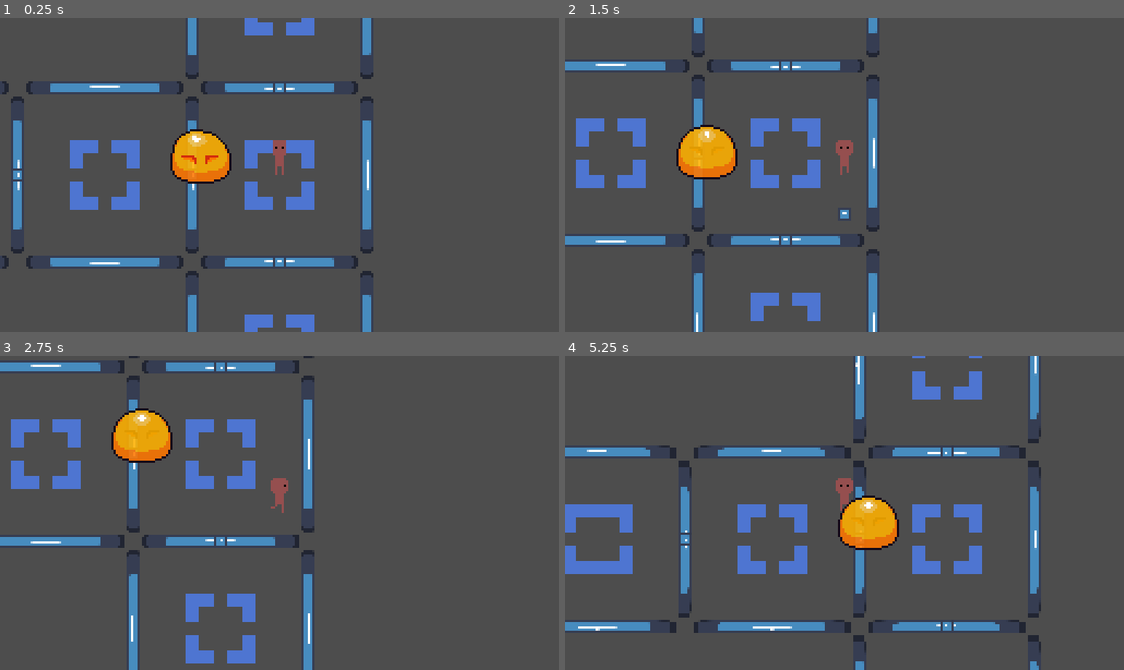
Above: before the commit, frames 1-4 (two rows, left to right).
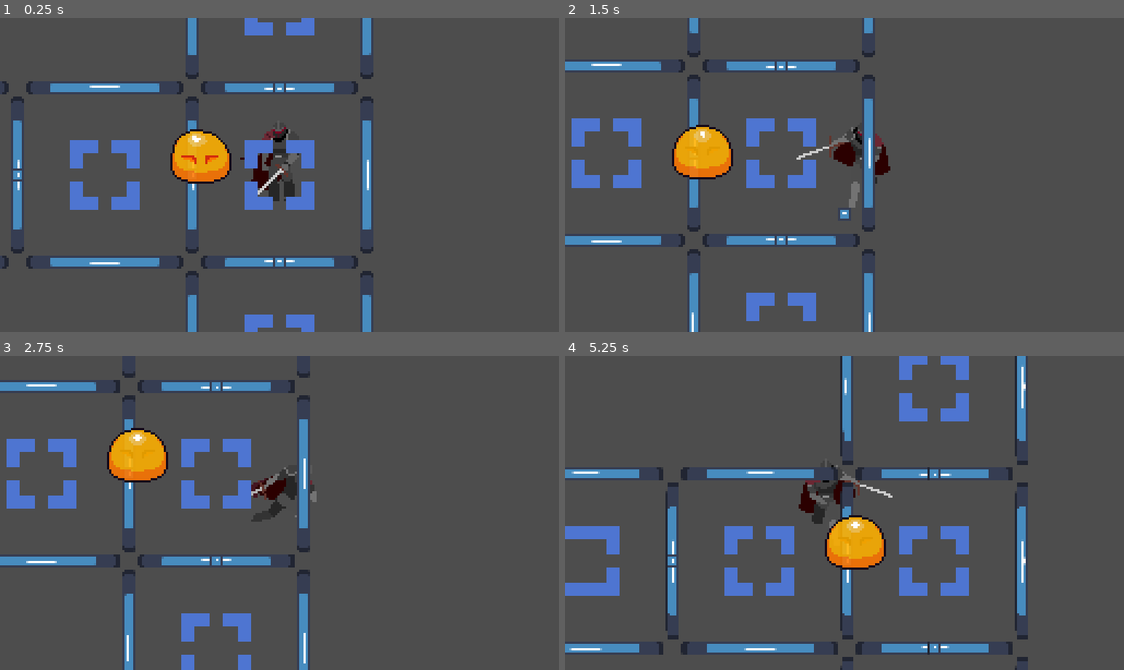
Above: after the commit, the same moments.

Repository: HarryDCheese/team-first-game
Game: Godot game, scene res://scene/main.tscn
Same seed, same stepped clock (60 frames per second), same inputs: the game is played once before the commit and once after it. This scene is started directly instead of the project's main scene. The engine's default icon, where the game draws it, is replaced by a stand-in: a white triangle on a blue panel in a dark square.
Inputs:
- Up to frame 1 (0.25 s): no input
- Up to frame 2 (1.5 s): hold Right (move_right) 0.53-1.28 s; hold J (primary_attack) 0.53-1.28 s; hold Down (move_down) from 1.28 s (still down); tap K (shoot) at 1.35 s
- Up to frame 3 (2.75 s): release Down (move_down) at 2.03 s; hold Right (move_right) from 2.03 s (still down); hold J (primary_attack) from 2.03 s (still down)
- Up to frame 4 (5.25 s): release Right (move_right) at 2.78 s; release J (primary_attack) at 2.78 s; hold Up (move_up) 2.78-3.53 s; tap K (shoot) at 2.85, 4.35 s; hold J (primary_attack) 3.53-4.28 s; hold A (move_left) 3.53-5.03 s; hold Down (move_down) from 5.03 s (still down); hold J (primary_attack) from 5.03 s (still down)

The runs differ from the first frame. In frame 1, 0.9% of the frame differs, in the area x 42-54%, y 34-59%; in frame 2, 5.4%; in frame 3, 15%; in frame 4, 24%, in the area x 0-86%, y 0-100%.

Commit message:
Adding HitBox and HurtBox base

Diff:
--- a/scene/enemy/Slime/slime.tscn
+++ b/scene/enemy/Slime/slime.tscn
@@ -6,6 +6,9 @@
 [ext_resource type="Script" uid="uid://bfglb6h0f5y33" path="res://scene/enemy/Slime/scripts/SlimeMovingState.gd" id="4_8tmjm"]
 [ext_resource type="Script" uid="uid://ccnqphat1fogd" path="res://scene/enemy/Slime/scripts/SlimeIdleState.gd" id="5_hth2g"]
 [ext_resource type="Script" uid="uid://fjfn4du5ee23" path="res://scene/enemy/Slime/scripts/HandleSlimeAnimation.gd" id="6_i6a6p"]
+[ext_resource type="Script" uid="uid://xu3ijbdlrul2" path="res://scripts/components/health.gd" id="7_2yhpx"]
+[ext_resource type="Script" uid="uid://cu8ktw3kqfuyq" path="res://scripts/components/hurtbox.gd" id="8_lhcad"]
+[ext_resource type="Script" uid="uid://jd4w305kbakl" path="res://scripts/components/hitbox.gd" id="9_l4yaw"]
 
 [sub_resource type="AtlasTexture" id="AtlasTexture_vh0m2"]
 atlas = ExtResource("2_8tmjm")
@@ -430,6 +433,9 @@
 radius = 5.0
 height = 22.0
 
+[sub_resource type="CircleShape2D" id="CircleShape2D_lhcad"]
+radius = 12.0
+
 [node name="Slime" type="CharacterBody2D" node_paths=PackedStringArray("animator")]
 script = ExtResource("1_up7sf")
 animator = NodePath("HandleSlimeAnimation")
@@ -465,3 +471,19 @@
 [node name="HandleSlimeAnimation" type="Node" parent="." node_paths=PackedStringArray("animation")]
 script = ExtResource("6_i6a6p")
 animation = NodePath("../AnimatedSprite2D")
+
+[node name="Health" type="Node" parent="."]
+script = ExtResource("7_2yhpx")
+
+[node name="HurtBox" type="Area2D" parent="."]
+script = ExtResource("8_lhcad")
+
+[node name="CollisionShape2D" type="CollisionShape2D" parent="HurtBox"]
+
+[node name="HitBox" type="Area2D" parent="."]
+script = ExtResource("9_l4yaw")
+
+[node name="CollisionShape2D" type="CollisionShape2D" parent="HitBox"]
+position = Vector2(0, -2)
+shape = SubResource("CircleShape2D_lhcad")
+debug_color = Color(0.9650709, 0.15663907, 0.2741524, 0.41960785)
--- a/scene/player/Player.tscn
+++ b/scene/player/Player.tscn
@@ -1,7 +1,7 @@
-[gd_scene load_steps=23 format=3 uid="uid://didi6gos24tun"]
+[gd_scene load_steps=31 format=3 uid="uid://didi6gos24tun"]
 
 [ext_resource type="Script" uid="uid://cacglcjkkiuv6" path="res://scene/player/PlayerMain.gd" id="1_qjg4s"]
-[ext_resource type="Texture2D" uid="uid://bgixlqvi15ui8" path="res://scene/player/Player_SpriteSheet.png" id="2_1wtbu"]
+[ext_resource type="Texture2D" uid="uid://dgwqdrk66p1h5" path="res://scene/player/Player_Spritesheet_1.png" id="2_77j1f"]
 [ext_resource type="Script" uid="uid://oel44u8mmbiu" path="res://scripts/projectile/Shooting.gd" id="3_p3aiu"]
 [ext_resource type="PackedScene" uid="uid://43fu1msac8to" path="res://scripts/projectile/projectile.tscn" id="4_f5r2w"]
 [ext_resource type="Script" uid="uid://b00qhtf7f5ddo" path="res://scripts/FSM/FiniteStateMachine.gd" id="5_oen5c"]
@@ -11,50 +11,90 @@
 [ext_resource type="Script" uid="uid://5nwm0kgxg4y3" path="res://scene/player/scripts/PlayerShootingState.gd" id="9_fspl2"]
 [ext_resource type="Script" uid="uid://djldwr1ofer3f" path="res://scene/player/scripts/PlayerAttackingState.gd" id="10_eeiom"]
 [ext_resource type="Script" uid="uid://cgoxuh2ulx5hy" path="res://scene/player/scripts/HandleAnimation.gd" id="11_gt2ev"]
+[ext_resource type="Script" uid="uid://xu3ijbdlrul2" path="res://scripts/components/health.gd" id="12_seimy"]
+[ext_resource type="Script" uid="uid://jd4w305kbakl" path="res://scripts/components/hitbox.gd" id="13_sgyit"]
+[ext_resource type="Script" uid="uid://cu8ktw3kqfuyq" path="res://scripts/components/hurtbox.gd" id="14_nqp3i"]
 
 [sub_resource type="CircleShape2D" id="CircleShape2D_vxvf7"]
 
-[sub_resource type="AtlasTexture" id="AtlasTexture_dorux"]
-atlas = ExtResource("2_1wtbu")
-region = Rect2(0, 0, 16, 16)
-
-[sub_resource type="AtlasTexture" id="AtlasTexture_vxvf7"]
-atlas = ExtResource("2_1wtbu")
-region = Rect2(0, 32, 16, 16)
-
-[sub_resource type="AtlasTexture" id="AtlasTexture_lrjex"]
-atlas = ExtResource("2_1wtbu")
-region = Rect2(0, 16, 16, 16)
-
-[sub_resource type="AtlasTexture" id="AtlasTexture_j6a40"]
-atlas = ExtResource("2_1wtbu")
-region = Rect2(16, 0, 16, 16)
-
-[sub_resource type="AtlasTexture" id="AtlasTexture_ov1nj"]
-atlas = ExtResource("2_1wtbu")
-region = Rect2(32, 0, 16, 16)
-
-[sub_resource type="AtlasTexture" id="AtlasTexture_30p5r"]
-atlas = ExtResource("2_1wtbu")
-region = Rect2(0, 32, 16, 16)
-
-[sub_resource type="AtlasTexture" id="AtlasTexture_fhr4h"]
-atlas = ExtResource("2_1wtbu")
-region = Rect2(16, 32, 16, 16)
-
-[sub_resource type="AtlasTexture" id="AtlasTexture_e68h0"]
-atlas = ExtResource("2_1wtbu")
-region = Rect2(16, 16, 16, 16)
-
-[sub_resource type="AtlasTexture" id="AtlasTexture_5rrmn"]
-atlas = ExtResource("2_1wtbu")
-region = Rect2(32, 16, 16, 16)
+[sub_resource type="AtlasTexture" id="AtlasTexture_pnt7x"]
+atlas = ExtResource("2_77j1f")
+region = Rect2(0, 0, 48, 48)
+
+[sub_resource type="AtlasTexture" id="AtlasTexture_seimy"]
+atlas = ExtResource("2_77j1f")
+region = Rect2(48, 0, 48, 48)
+
+[sub_resource type="AtlasTexture" id="AtlasTexture_sgyit"]
+atlas = ExtResource("2_77j1f")
+region = Rect2(96, 0, 48, 48)
+
+[sub_resource type="AtlasTexture" id="AtlasTexture_nqp3i"]
+atlas = ExtResource("2_77j1f")
+region = Rect2(144, 0, 48, 48)
+
+[sub_resource type="AtlasTexture" id="AtlasTexture_2cm5v"]
+atlas = ExtResource("2_77j1f")
+region = Rect2(192, 0, 48, 48)
+
+[sub_resource type="AtlasTexture" id="AtlasTexture_af38y"]
+atlas = ExtResource("2_77j1f")
+region = Rect2(240, 0, 48, 48)
+
+[sub_resource type="AtlasTexture" id="AtlasTexture_p8q5h"]
+atlas = ExtResource("2_77j1f")
+region = Rect2(288, 0, 48, 48)
+
+[sub_resource type="AtlasTexture" id="AtlasTexture_oybid"]
+atlas = ExtResource("2_77j1f")
+region = Rect2(336, 0, 48, 48)
+
+[sub_resource type="AtlasTexture" id="AtlasTexture_2yhhg"]
+atlas = ExtResource("2_77j1f")
+region = Rect2(432, 0, 48, 48)
+
+[sub_resource type="AtlasTexture" id="AtlasTexture_mc8hd"]
+atlas = ExtResource("2_77j1f")
+region = Rect2(480, 0, 48, 48)
+
+[sub_resource type="AtlasTexture" id="AtlasTexture_77j1f"]
+atlas = ExtResource("2_77j1f")
+region = Rect2(384, 0, 48, 48)
+
+[sub_resource type="AtlasTexture" id="AtlasTexture_8ovjc"]
+atlas = ExtResource("2_77j1f")
+region = Rect2(432, 0, 48, 48)
+
+[sub_resource type="AtlasTexture" id="AtlasTexture_cf4j3"]
+atlas = ExtResource("2_77j1f")
+region = Rect2(480, 0, 48, 48)
 
 [sub_resource type="SpriteFrames" id="SpriteFrames_32h0c"]
 animations = [{
 "frames": [{
 "duration": 1.0,
-"texture": SubResource("AtlasTexture_dorux")
+"texture": SubResource("AtlasTexture_pnt7x")
+}, {
+"duration": 1.0,
+"texture": SubResource("AtlasTexture_seimy")
+}, {
+"duration": 1.0,
+"texture": SubResource("AtlasTexture_sgyit")
+}, {
+"duration": 1.0,
+"texture": SubResource("AtlasTexture_nqp3i")
+}, {
+"duration": 1.0,
+"texture": SubResource("AtlasTexture_2cm5v")
+}, {
+"duration": 1.0,
+"texture": SubResource("AtlasTexture_af38y")
+}, {
+"duration": 1.0,
+"texture": SubResource("AtlasTexture_p8q5h")
+}, {
+"duration": 1.0,
+"texture": SubResource("AtlasTexture_oybid")
 }],
 "loop": true,
 "name": &"idle_down",
@@ -62,7 +102,7 @@
 }, {
 "frames": [{
 "duration": 1.0,
-"texture": SubResource("AtlasTexture_vxvf7")
+"texture": SubResource("AtlasTexture_2yhhg")
 }],
 "loop": true,
 "name": &"idle_side",
@@ -70,7 +110,7 @@
 }, {
 "frames": [{
 "duration": 1.0,
-"texture": SubResource("AtlasTexture_lrjex")
+"texture": SubResource("AtlasTexture_mc8hd")
 }],
 "loop": true,
 "name": &"idle_up",
@@ -78,10 +118,7 @@
 }, {
 "frames": [{
 "duration": 1.0,
-"texture": SubResource("AtlasTexture_j6a40")
-}, {
-"duration": 1.0,
-"texture": SubResource("AtlasTexture_ov1nj")
+"texture": SubResource("AtlasTexture_77j1f")
 }],
 "loop": true,
 "name": &"move_down",
@@ -89,10 +126,7 @@
 }, {
 "frames": [{
 "duration": 1.0,
-"texture": SubResource("AtlasTexture_30p5r")
-}, {
-"duration": 1.0,
-"texture": SubResource("AtlasTexture_fhr4h")
+"texture": SubResource("AtlasTexture_8ovjc")
 }],
 "loop": true,
 "name": &"move_side",
@@ -100,28 +134,32 @@
 }, {
 "frames": [{
 "duration": 1.0,
-"texture": SubResource("AtlasTexture_e68h0")
-}, {
-"duration": 1.0,
-"texture": SubResource("AtlasTexture_5rrmn")
+"texture": SubResource("AtlasTexture_cf4j3")
 }],
 "loop": true,
 "name": &"move_up",
 "speed": 5.0
 }]
 
-[node name="Player" type="CharacterBody2D" node_paths=PackedStringArray("animator") groups=["Player"]]
+[sub_resource type="CircleShape2D" id="CircleShape2D_2cm5v"]
+
+[node name="Player" type="CharacterBody2D" node_paths=PackedStringArray("animator", "hurt_box", "hit_box") groups=["Player"]]
 script = ExtResource("1_qjg4s")
 animator = NodePath("FSM/HandleAnimation")
 last_dir = "down"
+hurt_box = NodePath("HurtBox")
+hit_box = NodePath("HitBox")
 
 [node name="CollisionShape2D" type="CollisionShape2D" parent="."]
+position = Vector2(0, 11)
+scale = Vector2(0.8, 0.8)
 shape = SubResource("CircleShape2D_vxvf7")
 
 [node name="AnimatedSprite2D" type="AnimatedSprite2D" parent="."]
 position = Vector2(0, -8)
 sprite_frames = SubResource("SpriteFrames_32h0c")
-animation = &"idle_side"
+animation = &"idle_down"
+frame_progress = 0.010743399
 
 [node name="Camera2D" type="Camera2D" parent="."]
 
@@ -164,3 +202,20 @@
 [node name="HandleAnimation" type="Node" parent="FSM" node_paths=PackedStringArray("animation")]
 script = ExtResource("11_gt2ev")
 animation = NodePath("../../AnimatedSprite2D")
+
+[node name="Health" type="Node" parent="."]
+script = ExtResource("12_seimy")
+
+[node name="HitBox" type="Area2D" parent="."]
+script = ExtResource("13_sgyit")
+
+[node name="CollisionShape2D" type="CollisionShape2D" parent="HitBox"]
+
+[node name="HurtBox" type="Area2D" parent="."]
+monitorable = false
+script = ExtResource("14_nqp3i")
+
+[node name="CollisionShape2D" type="CollisionShape2D" parent="HurtBox"]
+position = Vector2(0, 8)
+shape = SubResource("CircleShape2D_2cm5v")
+debug_color = Color(0.99506634, 0, 0.21937358, 0.41960785)
--- a/scene/player/scripts/PlayerAttackingState.gd
+++ b/scene/player/scripts/PlayerAttackingState.gd
@@ -12,12 +12,16 @@
 
 func Enter():
 	reset_combo()
+	actor.hit_box.monitoring = true
 
 func Update(delta):
 	handle_input()
 	handle_timer(delta)
 	handle_cooldown(delta)
 	handle_transition("Shooting")
+
+func Exit():
+	actor.hit_box.monitoring = false
 
 func handle_input():
 	if Input.is_action_just_pressed("primary_attack"):
--- a/scene/player/scripts/PlayerMovingState.gd
+++ b/scene/player/scripts/PlayerMovingState.gd
@@ -20,7 +20,7 @@
 func handle_direction():
 	if abs(actor.input_dir.x) > abs(actor.input_dir.y):
 		actor.last_dir = "side"
-		actor.animator.animation.flip_h = actor.input_dir.x < 0
+		actor.animator.animation.flip_h = actor.input_dir.x > 0
 	else:
 		if actor.input_dir.y > 0:
 			actor.last_dir = "down"
--- /dev/null
+++ b/scripts/components/health.gd
@@ -0,0 +1,24 @@
+extends Node
+class_name Health
+
+@export var MAX_HP: float
+@export var immortality := false
+@onready var hp := MAX_HP
+
+signal damaged(amount)
+signal died
+
+func take_damage(amount: float):
+	if hp <= 0:
+		return
+
+	hp -= amount
+	damaged.emit(amount)
+
+	if hp <= 0:
+		hp = 0
+		died.emit()
+
+
+func heal(amount: float):
+	hp = clamp(hp + amount, 0, MAX_HP)
--- /dev/null
+++ b/scripts/components/hitbox.gd
@@ -0,0 +1,8 @@
+extends Area2D
+class_name HitBox
+
+@export var damage: float
+signal damaged(damage: float)
+
+func get_damage():
+	return damage
--- /dev/null
+++ b/scripts/components/hurtbox.gd
@@ -0,0 +1,15 @@
+extends Area2D
+class_name HurtBox
+
+@onready var health = get_parent().get_node_or_null("Health")
+
+func _ready():
+	area_entered.connect(_on_area_entered)
+	monitoring = true
+	monitorable = false
+
+func _on_area_entered(area: Area2D):
+	if not area.has_method("get_damage"):
+		return
+
+	health.take_damage(area.get_damage())
--- a/scripts/general/CharacterBase.gd
+++ b/scripts/general/CharacterBase.gd
@@ -3,7 +3,12 @@
 
 @export var animator: HandleAnimation
 @export var last_dir : String
+@export var hurt_box: HurtBox
+@export var hit_box: HitBox
 var dir: Vector2
+
+func _ready() -> void:
+	$Health.died.connect(die)
 
 func _process(_delta):
 	dir = handle_direction()
@@ -15,3 +20,6 @@
 		"side":
 			return Vector2.LEFT if animator.animation.flip_h else Vector2.RIGHT
 	return Vector2.UP
+
+func die():
+	return
Not shown: 1 places in scene/enemy/Slime/slime.tscn that only renumber resources
Not shown, added: scripts/components/health.gd.uid
Not shown, added: scripts/components/hitbox.gd.uid
Not shown, added: scripts/components/hurtbox.gd.uid
